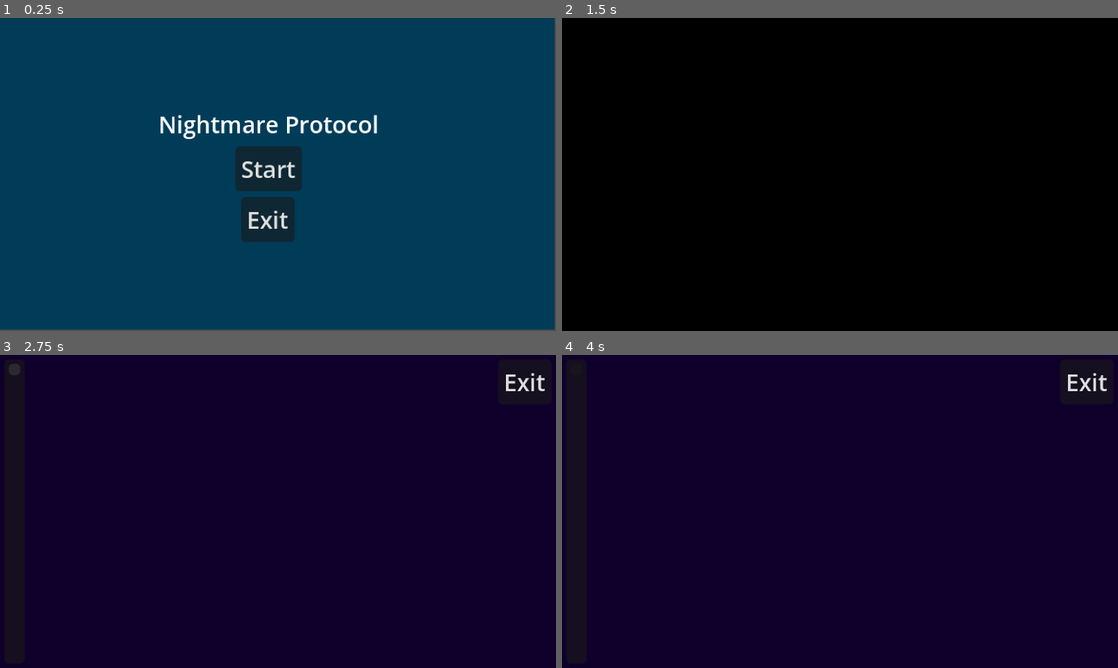
Above: before the commit, frames 1-4 (two rows, left to right).
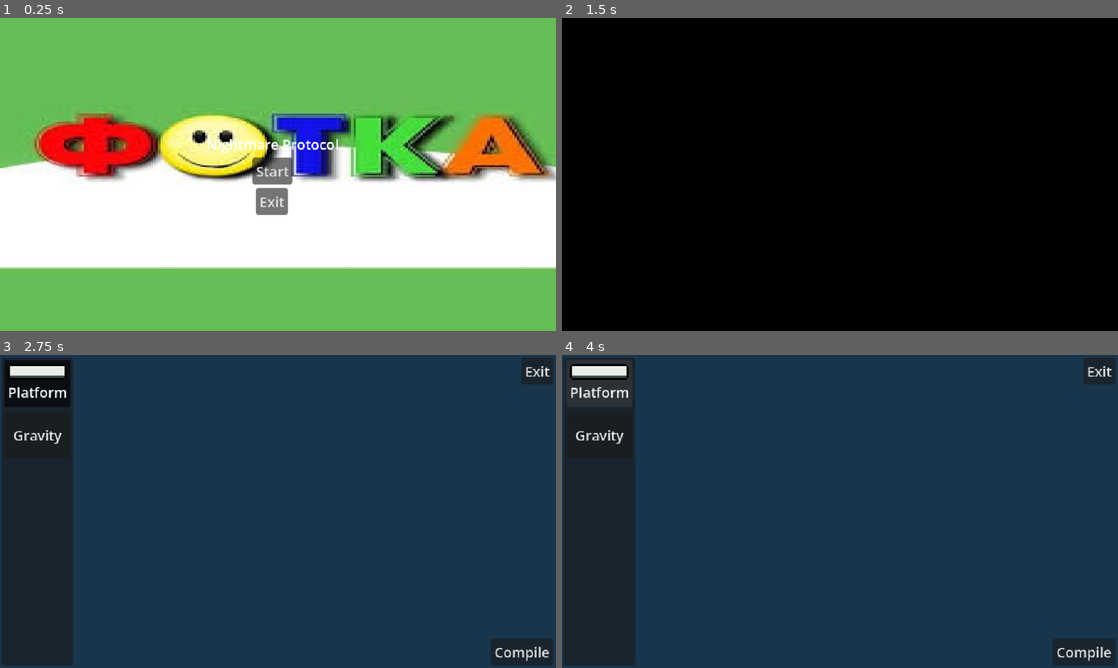
Above: after the commit, the same moments.

Repository: Chebrbober/nightmare-protocol
Game: Godot game, scene res://scenes/main_menu.tscn
Two runs of this game, one before a commit and one after it. Both use one fixed random seed, a clock stepped at 60 frames per second and the inputs below.
Inputs (mouse positions are in pixels of both pictures, inside the frame that each line leads up to):
- Up to frame 1 (0.25 s): no input
- Up to frame 2 (1.5 s): click "Start" at 0.5 s; click "Start" at 1.25 s
- Up to frame 3 (2.75 s): click (16, 370) at 2.02 s
- Up to frame 4 (4 s): click (1084, 652) at 2.75 s, where only the run after the commit has a clickable "Compile"; click (600, 383) at 3.5 s, where only the run after the commit has a clickable "Platform"

The runs differ from the first frame. In frame 1, 100% of the frame differs, in the area x 0-100%, y 0-100%; in frame 2, nothing differs; in frame 3, 96%; in frame 4, 97%.

Commit message:
Change spawn logic of property node
Make custom property node sample (cause the graph node won't work
without the graph edit).

Diff:
--- a/project.godot
+++ b/project.godot
@@ -20,8 +20,8 @@
 
 [display]
 
-window/size/viewport_width=384
-window/size/viewport_height=216
+window/size/viewport_width=640
+window/size/viewport_height=360
 window/size/window_width_override=1920
 window/size/window_height_override=1080
 window/stretch/mode="canvas_items"
--- /dev/null
+++ b/resources/objects/platform.tres
@@ -0,0 +1,16 @@
+[gd_resource type="Resource" script_class="ObjectData" format=3 uid="uid://cwsa28hbwitqf"]
+
+[ext_resource type="Script" uid="uid://cg2oi8d5nkjjq" path="res://scripts/object_data.gd" id="1_byysi"]
+[ext_resource type="Texture2D" uid="uid://lflkglw7cxu3" path="res://assets/platform.png" id="2_af1sl"]
+
+[sub_resource type="RectangleShape2D" id="RectangleShape2D_pigig"]
+size = Vector2(25, 7)
+
+[resource]
+script = ExtResource("1_byysi")
+type = "Structure"
+texture = ExtResource("2_af1sl")
+shape = SubResource("RectangleShape2D_pigig")
+name = "Platform"
+description = "Static body on which you can stand"
+metadata/_custom_type_script = "uid://cg2oi8d5nkjjq"
--- /dev/null
+++ b/resources/properties/gravity.tres
@@ -0,0 +1,8 @@
+[gd_resource type="Resource" script_class="PropertyData" format=3 uid="uid://y4ntf6tdck1p"]
+
+[ext_resource type="Script" uid="uid://bs6rks3lfl0jy" path="res://scripts/property_data.gd" id="1_36ium"]
+
+[resource]
+script = ExtResource("1_36ium")
+name = "Gravity"
+description = "Appends gravity physics to an object"
--- /dev/null
+++ b/resources/spawn_button_group.tres
@@ -0,0 +1,4 @@
+[gd_resource type="ButtonGroup" format=3 uid="uid://beto6fx5kvc4n"]
+
+[resource]
+allow_unpress = true
--- /dev/null
+++ b/scenes/attribute_button.tscn
@@ -0,0 +1,19 @@
+[gd_scene format=3 uid="uid://d4cjai5bvlcya"]
+
+[ext_resource type="ButtonGroup" uid="uid://beto6fx5kvc4n" path="res://resources/spawn_button_group.tres" id="1_gqp6v"]
+[ext_resource type="Script" uid="uid://dmwuurve8dpma" path="res://scripts/attribute_button.gd" id="2_uljnt"]
+
+[node name="AttributeButton" type="Button" unique_id=947812912]
+custom_minimum_size = Vector2(30, 30)
+offset_right = 30.0
+offset_bottom = 31.0
+toggle_mode = true
+button_group = ExtResource("1_gqp6v")
+text = "
+"
+icon_alignment = 1
+vertical_icon_alignment = 0
+expand_icon = true
+script = ExtResource("2_uljnt")
+
+[connection signal="toggled" from="." to="." method="_on_toggled"]
--- a/scenes/game.tscn
+++ b/scenes/game.tscn
@@ -1,9 +1,13 @@
 [gd_scene format=3 uid="uid://c0awy1wjbsw60"]
 
 [ext_resource type="Script" uid="uid://kqcvrhntbqac" path="res://scripts/game.gd" id="1_uwrxv"]
-[ext_resource type="Script" uid="uid://dmwuurve8dpma" path="res://scripts/spawn_button.gd" id="2_yqjtg"]
+[ext_resource type="ButtonGroup" uid="uid://beto6fx5kvc4n" path="res://resources/spawn_button_group.tres" id="2_lnu2h"]
+[ext_resource type="Script" uid="uid://dmwuurve8dpma" path="res://scripts/attribute_button.gd" id="2_yqjtg"]
 
 [sub_resource type="CanvasTexture" id="CanvasTexture_8cj0n"]
+
+[sub_resource type="RectangleShape2D" id="RectangleShape2D_lnu2h"]
+size = Vector2(640, 360)
 
 [sub_resource type="WorldBoundaryShape2D" id="WorldBoundaryShape2D_uwrxv"]
 distance = -176.0
@@ -13,12 +17,14 @@
 anchors_preset = 15
 anchor_right = 1.0
 anchor_bottom = 1.0
+offset_left = -1.0
 grow_horizontal = 2
 grow_vertical = 2
+mouse_filter = 1
 script = ExtResource("1_uwrxv")
 
 [node name="TextureRect" type="TextureRect" parent="." unique_id=1469479735]
-modulate = Color(0.05882353, 0, 0.16862746, 1)
+modulate = Color(0.09415329, 0.20891497, 0.2986514, 1)
 layout_mode = 1
 anchors_preset = 15
 anchor_right = 1.0
@@ -26,6 +32,13 @@
 grow_horizontal = 2
 grow_vertical = 2
 texture = SubResource("CanvasTexture_8cj0n")
+
+[node name="SpawnArea" type="Area2D" parent="." unique_id=1208177727]
+collision_layer = 3
+
+[node name="CollisionShape2D" type="CollisionShape2D" parent="SpawnArea" unique_id=865046939]
+position = Vector2(321, 180)
+shape = SubResource("RectangleShape2D_lnu2h")
 
 [node name="MarginContainer" type="MarginContainer" parent="." unique_id=374527495]
 layout_mode = 1
@@ -39,11 +52,17 @@
 theme_override_constants/margin_right = 3
 theme_override_constants/margin_bottom = 3
 
-[node name="Button" type="Button" parent="MarginContainer" unique_id=1011461480]
+[node name="Exit" type="Button" parent="MarginContainer" unique_id=1011461480]
 layout_mode = 2
 size_flags_horizontal = 8
 size_flags_vertical = 0
 text = "Exit"
+
+[node name="Compile" type="Button" parent="MarginContainer" unique_id=933902950]
+layout_mode = 2
+size_flags_horizontal = 8
+size_flags_vertical = 8
+text = "Compile"
 
 [node name="PanelContainer" type="PanelContainer" parent="MarginContainer" unique_id=835842327]
 layout_mode = 2
@@ -60,14 +79,25 @@
 layout_mode = 2
 theme_override_constants/separation = 5
 
-[node name="SpawnButton" type="Button" parent="MarginContainer/PanelContainer/MarginContainer/VBoxContainer" unique_id=770043042]
+[node name="AttributeButton" type="Button" parent="MarginContainer/PanelContainer/MarginContainer/VBoxContainer" unique_id=61823767]
 layout_mode = 2
+theme_override_font_sizes/font_size = 8
+toggle_mode = true
+button_group = ExtResource("2_lnu2h")
+icon_alignment = 1
+vertical_icon_alignment = 0
+expand_icon = true
 script = ExtResource("2_yqjtg")
 metadata/_custom_type_script = "uid://dmwuurve8dpma"
 
 [node name="Area2D" type="Area2D" parent="." unique_id=879890457]
+position = Vector2(315, 112)
+collision_mask = 0
+input_pickable = false
 
 [node name="CollisionShape2D" type="CollisionShape2D" parent="Area2D" unique_id=283807377]
 shape = SubResource("WorldBoundaryShape2D_uwrxv")
 
-[connection signal="pressed" from="MarginContainer/Button" to="." method="_on_button_pressed"]
+[connection signal="input_event" from="SpawnArea" to="." method="_on_spawn_area_input_event"]
+[connection signal="pressed" from="MarginContainer/Exit" to="." method="_on_exit_pressed"]
+[connection signal="pressed" from="MarginContainer/Compile" to="." method="_on_compile_pressed"]
--- a/scenes/main_menu.tscn
+++ b/scenes/main_menu.tscn
@@ -1,8 +1,10 @@
 [gd_scene format=3 uid="uid://bp1h6blk4xqvd"]
 
 [ext_resource type="Script" uid="uid://l67i2tf1e6ox" path="res://scripts/main_menu.gd" id="1_l6cm7"]
+[ext_resource type="Texture2D" uid="uid://dmhgds5suttct" path="res://scenes/images.jpg" id="2_ekxnf"]
 
-[sub_resource type="CanvasTexture" id="CanvasTexture_vue75"]
+[sub_resource type="CanvasTexture" id="CanvasTexture_bqqt6"]
+diffuse_texture = ExtResource("2_ekxnf")
 
 [node name="MainMenu" type="Control" unique_id=1652696058]
 layout_mode = 3
@@ -14,13 +16,20 @@
 mouse_filter = 2
 script = ExtResource("1_l6cm7")
 
+[node name="TextureRect" type="TextureRect" parent="." unique_id=1613534903]
+layout_mode = 1
+anchors_preset = 15
+anchor_right = 1.0
+anchor_bottom = 1.0
+offset_left = -0.5
+offset_top = -0.5
+offset_right = 0.5
+offset_bottom = 0.5
+grow_horizontal = 2
+grow_vertical = 2
+texture = SubResource("CanvasTexture_bqqt6")
+
 [node name="Parallax2D" type="Parallax2D" parent="." unique_id=1068280625]
-
-[node name="TextureRect" type="TextureRect" parent="Parallax2D" unique_id=731762347]
-modulate = Color(1.4439226e-07, 0.23465082, 0.3460244, 1)
-offset_right = 383.0
-offset_bottom = 215.0
-texture = SubResource("CanvasTexture_vue75")
 
 [node name="VBoxContainer" type="VBoxContainer" parent="." unique_id=1283386820]
 layout_mode = 1
--- a/scenes/object.tscn
+++ b/scenes/object.tscn
@@ -5,3 +5,5 @@
 [node name="Area2D" type="Area2D" parent="." unique_id=136269378]
 
 [node name="CollisionShape2D" type="CollisionShape2D" parent="Area2D" unique_id=1391266453]
+
+[node name="Sprite2D" type="Sprite2D" parent="." unique_id=2090057023]
--- a/scenes/property.tscn
+++ b/scenes/property.tscn
@@ -2,10 +2,23 @@
 
 [node name="Property" type="Node2D" unique_id=1635707719]
 
-[node name="GraphNode" type="GraphNode" parent="." unique_id=1984431856]
-offset_left = 1.0
-offset_top = -1.0
-offset_right = 63.0
-offset_bottom = 54.0
-resizable = true
-title = "Property"
+[node name="PanelContainer" type="PanelContainer" parent="." unique_id=1126164899]
+offset_right = 40.0
+offset_bottom = 40.0
+
+[node name="MarginContainer" type="MarginContainer" parent="PanelContainer" unique_id=1916246349]
+layout_mode = 2
+theme_override_constants/margin_left = 3
+theme_override_constants/margin_top = 3
+theme_override_constants/margin_right = 3
+theme_override_constants/margin_bottom = 3
+
+[node name="VBoxContainer" type="VBoxContainer" parent="PanelContainer/MarginContainer" unique_id=1081650947]
+layout_mode = 2
+
+[node name="Label" type="Label" parent="PanelContainer/MarginContainer/VBoxContainer" unique_id=1671118891]
+layout_mode = 2
+text = "Property"
+
+[node name="HSlider" type="HSlider" parent="PanelContainer/MarginContainer/VBoxContainer" unique_id=1176734042]
+layout_mode = 2
--- a/scenes/spawn_button.tscn
+++ /dev/null
@@ -1,14 +0,0 @@
-[gd_scene format=3 uid="uid://d4cjai5bvlcya"]
-
-[ext_resource type="Script" uid="uid://dmwuurve8dpma" path="res://scripts/spawn_button.gd" id="1_ghwsi"]
-
-[node name="SpawnButton" type="Button" unique_id=947812912]
-custom_minimum_size = Vector2(30, 30)
-offset_right = 30.0
-offset_bottom = 31.0
-toggle_mode = true
-text = "
-"
-script = ExtResource("1_ghwsi")
-
-[connection signal="pressed" from="." to="." method="_on_pressed"]
--- a/scripts/ObjectData.gd
+++ /dev/null
@@ -1,8 +0,0 @@
-class_name ObjectData
-extends Resource
-
-@export var name: String
-@export var description: String
-@export var type: String
-@export var texture: Texture2D
-@export var shape: Shape2D
--- /dev/null
+++ b/scripts/attribute_button.gd
@@ -0,0 +1,18 @@
+extends Button
+class_name AttributeButton
+
+@export var attribute_data: AttributeData
+
+signal attribute_toggled(attribute_data: AttributeData, is_pressed: bool)
+
+func _ready() -> void:
+	if not is_connected("toggled", Callable(self, "_on_toggled")):
+		connect("toggled", Callable(self, "_on_toggled"))
+
+
+func _process(delta: float) -> void:
+	pass
+
+
+func _on_toggled(toggled_on: bool) -> void:
+	emit_signal("attribute_toggled", attribute_data, button_pressed)
--- /dev/null
+++ b/scripts/attribute_data.gd
@@ -0,0 +1,5 @@
+class_name AttributeData
+extends Resource
+
+@export var name: String
+@export var description: String
--- a/scripts/game.gd
+++ b/scripts/game.gd
@@ -1,15 +1,98 @@
 extends Control
 
+@export_dir var path_to_object_resources = "res://resources/objects/"
+@export_dir var path_to_property_resources = "res://resources/properties/"
+@onready var attribute_button: AttributeButton = $MarginContainer/PanelContainer/MarginContainer/VBoxContainer/AttributeButton
+@onready var spawn_area: Area2D = $SpawnArea
+@onready var collision_shape: CollisionShape2D = $SpawnArea/CollisionShape2D
 
-# Called when the node enters the scene tree for the first time.
+var current_attribute_data: AttributeData
+
 func _ready() -> void:
+	collision_shape.shape.size = self.size
+	collision_shape.position = self.size / 2
+	var object_res_dir = DirAccess.open(path_to_object_resources)
+	var property_res_dir = DirAccess.open(path_to_property_resources)
+	if object_res_dir:
+		object_res_dir.list_dir_begin()
+		var file_name = object_res_dir.get_next()
+
+		while file_name != "":
+			if not object_res_dir.current_is_dir() and file_name.ends_with(".tres"):
+				var resource_path = path_to_object_resources + file_name
+				var attribute_data = load(resource_path) as AttributeData
+
+				if attribute_data is ObjectData:
+					var object_data = attribute_data as ObjectData
+					var attribute_button_instance = preload("res://scenes/attribute_button.tscn").instantiate() as AttributeButton
+					attribute_button_instance.attribute_data = object_data
+					attribute_button_instance.text = object_data.name
+					attribute_button_instance.tooltip_text = object_data.description
+					attribute_button_instance.icon = object_data.texture
+					attribute_button_instance.visible = true
+					$MarginContainer/PanelContainer/MarginContainer/VBoxContainer.add_child(attribute_button_instance)
+					attribute_button_instance.connect("attribute_toggled", Callable(self, "_on_attribute_button_toggled"))
+
+			file_name = object_res_dir.get_next()
+
+	if property_res_dir:
+		property_res_dir.list_dir_begin()
+		var file_name = property_res_dir.get_next()
+
+		while file_name != "":
+			if not property_res_dir.current_is_dir() and file_name.ends_with(".tres"):
+				var resource_path = path_to_property_resources + file_name
+				var attribute_data = load(resource_path) as AttributeData
+
+				if attribute_data is PropertyData:
+					var property_data = attribute_data as PropertyData
+					var attribute_button_instance = preload("res://scenes/attribute_button.tscn").instantiate() as AttributeButton
+					attribute_button_instance.attribute_data = property_data
+					attribute_button_instance.text = property_data.name
+					attribute_button_instance.visible = true
+					$MarginContainer/PanelContainer/MarginContainer/VBoxContainer.add_child(attribute_button_instance)
+					attribute_button_instance.connect("attribute_toggled", Callable(self, "_on_attribute_button_toggled"))
+
+			file_name = property_res_dir.get_next()
+
+	$MarginContainer/PanelContainer/MarginContainer/VBoxContainer/AttributeButton.visible = false
+
+
+func _on_attribute_button_toggled(attribute_data: AttributeData, is_pressed: bool) -> void:
+	if is_pressed:
+		current_attribute_data = attribute_data
+		print("Selected attribute: ", attribute_data.name)
+	else:
+		current_attribute_data = null
+		print("Attribute deselected")
+
+func _on_exit_pressed() -> void:
+	scene_manager._change_scene(self, "main_menu")
+
+func _on_compile_pressed() -> void:
 	pass # Replace with function body.
 
-
-# Called every frame. 'delta' is the elapsed time since the previous frame.
-func _process(delta: float) -> void:
-	pass
-
-
-func _on_button_pressed() -> void:
-	scene_manager._change_scene(self, "main_menu")
+func _on_spawn_area_input_event(_viewport: Node, event: InputEvent, _shape_idx: int) -> void:
+	if event is InputEventMouseButton and event.button_index == MOUSE_BUTTON_LEFT and event.pressed:
+		if current_attribute_data is ObjectData:
+			print("Spawning object: ", current_attribute_data.name)
+			var object_data = current_attribute_data as ObjectData
+			var object_scene = load("res://scenes/object.tscn") as PackedScene
+			var object_instance = object_scene.instantiate()
+			object_instance.position = event.position
+			var sprite = object_instance.get_node("Sprite2D") as Sprite2D
+			if sprite:
+				sprite.texture = object_data.texture
+			var collision_shape = object_instance.get_node("Area2D/CollisionShape2D") as CollisionShape2D
+			if collision_shape and object_data.shape:
+				collision_shape.shape = object_data.shape
+			add_child(object_instance)
+		elif current_attribute_data is PropertyData:
+			print("Spawning property: ", current_attribute_data.name)
+			var property_data = current_attribute_data as PropertyData
+			var property_scene = load("res://scenes/property.tscn") as PackedScene
+			var property_instance = property_scene.instantiate()
+			property_instance.position = event.position
+			var name_label = property_instance.get_node("PanelContainer/MarginContainer/VBoxContainer/Label") as Label
+			name_label.text = property_data.name
+			add_child(property_instance)
--- /dev/null
+++ b/scripts/object_data.gd
@@ -0,0 +1,6 @@
+class_name ObjectData
+extends AttributeData
+
+@export var type: String
+@export var texture: Texture2D
+@export var shape: Shape2D
--- /dev/null
+++ b/scripts/property_data.gd
@@ -0,0 +1,4 @@
+class_name PropertyData
+extends AttributeData
+
+@export var logic: Script
--- /dev/null
+++ b/scripts/property_scripts/gravity.gd
@@ -0,0 +1,11 @@
+extends Node
+
+
+# Called when the node enters the scene tree for the first time.
+func _ready() -> void:
+	pass # Replace with function body.
+
+
+# Called every frame. 'delta' is the elapsed time since the previous frame.
+func _process(delta: float) -> void:
+	pass
--- a/scripts/spawn_button.gd
+++ /dev/null
@@ -1,17 +0,0 @@
-extends Button
-class_name SpawnButton
-
-@export var attribute: PackedScene
-
-signal attribute_selected(spawn_scene: PackedScene)
-
-func _ready() -> void:
-	pass # Replace with function body.
-
-
-func _process(delta: float) -> void:
-	pass
-
-
-func _on_pressed() -> void:
-	emit_signal("attribute_selected", attribute)
Binary file added: assets/platform.png
Not shown, added: assets/platform.png.import
Renamed: scripts/spawn_button.gd.uid -> scripts/attribute_button.gd.uid
Not shown, added: scripts/attribute_data.gd.uid
Renamed: scripts/ObjectData.gd.uid -> scripts/object_data.gd.uid
Not shown, added: scripts/property_data.gd.uid
Not shown, added: scripts/property_scripts/gravity.gd.uid
